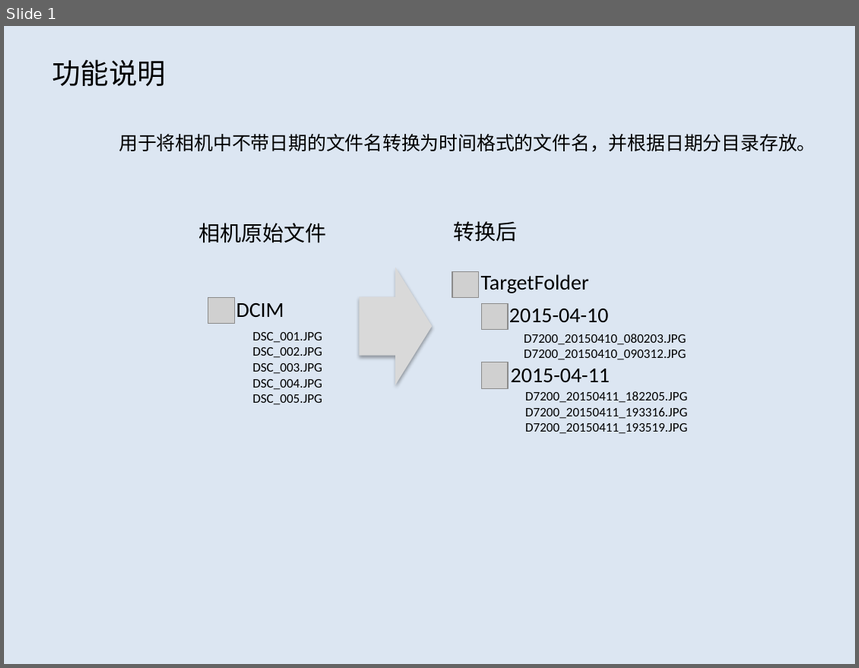
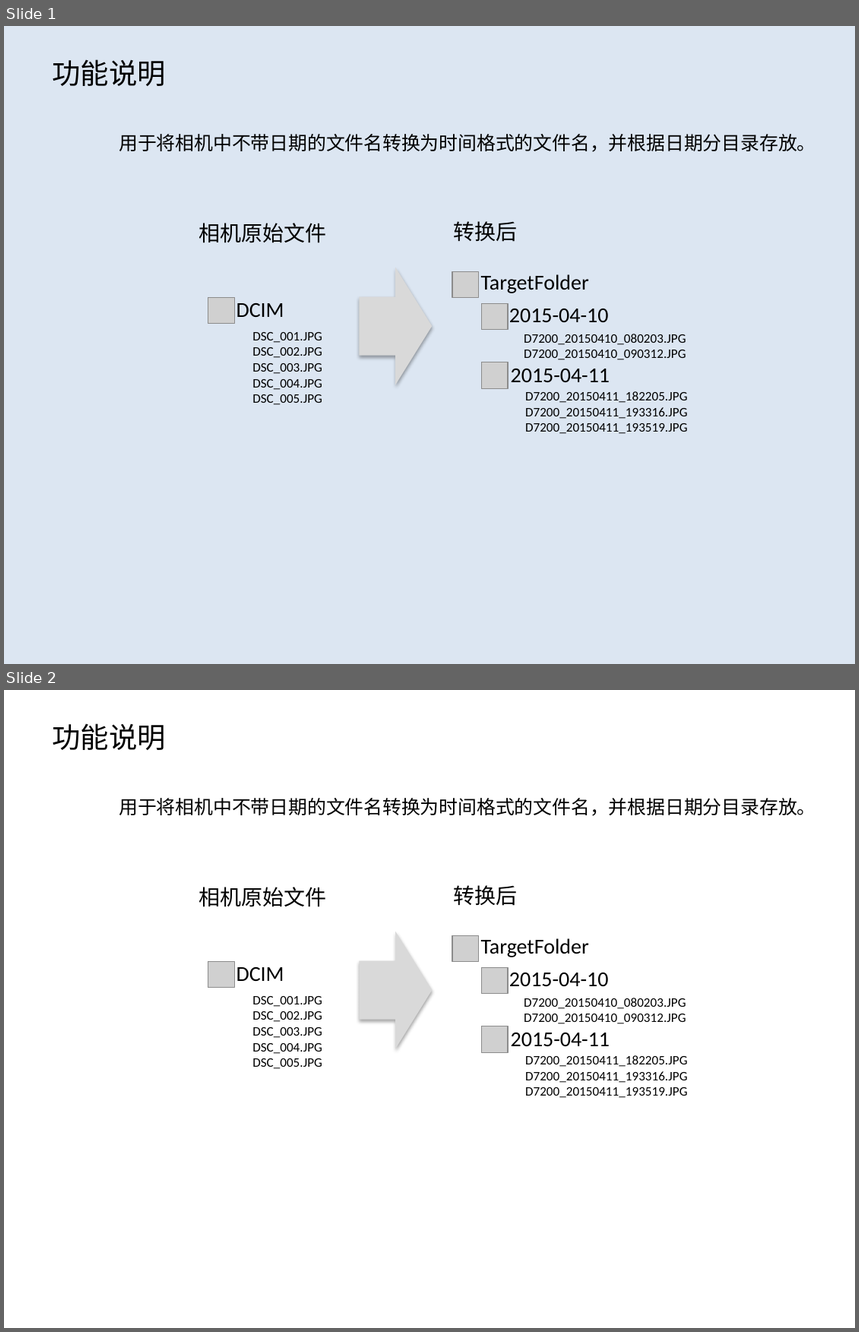
Before and after one commit to sailing27/XPhotoNamer, a slide deck: doc/introduce.pptx. Shown one above the other, each under a label of ours: slide 1 before the commit, slides 1 and 2 after it. The pictures are 859x668 and 859x1332 pixels, drawn with LibreOffice and Linux fonts; fonts in the diff are those of the drawing; grey boxes stand for pictures. Boxes give left, top, right and bottom in pixels: in the first picture for what was removed or moved away, otherwise in the second. Text is boxed around its words. In the diff, an @@ line names an element or a change of style, - is before the commit and + after.

```diff
--- a/doc/introduce.pptx
+++ b/doc/introduce.pptx
@@ slide 2 added at (x1=4, y1=690, x2=855, y2=1328), background #FFFFFF @@
@@ text added at (x1=53, y1=723, x2=166, y2=750), 24 pt, text #000000 @@
+功能说明
@@ text added at (x1=119, y1=798, x2=816, y2=816), 16 pt, text #000000 @@
+用于将相机中不带日期的文件名转换为时间格式的文件名，并根据日期分目录存放。
@@ text added at (x1=199, y1=887, x2=326, y2=907), 18 pt, text #000000 @@
+相机原始文件
@@ text added at (x1=454, y1=885, x2=518, y2=906), 18 pt, text #000000 @@
+转换后
@@ right arrow added at (x1=359, y1=932, x2=432, y2=1049), fill #D9D9D9 @@
@@ picture added at (x1=452, y1=936, x2=479, y2=962) @@
@@ text added at (x1=481, y1=939, x2=589, y2=958), 18 pt, text #000000 @@
+TargetFolder
@@ picture added at (x1=208, y1=961, x2=235, y2=988) @@
@@ text added at (x1=237, y1=967, x2=284, y2=982), 18 pt, text #000000 @@
+DCIM
@@ picture added at (x1=481, y1=967, x2=508, y2=994) @@
@@ text added at (x1=509, y1=973, x2=608, y2=987), 18 pt, text #000000 @@
+2015-04-10
@@ text added at (x1=253, y1=996, x2=322, y2=1069), 11 pt, text #000000 @@
+DSC_001.JPG
+DSC_002.JPG
+DSC_003.JPG
+DSC_004.JPG
+DSC_005.JPG
@@ text added at (x1=524, y1=998, x2=686, y2=1024), 11 pt, text #000000 @@
+D7200_20150410_080203.JPG
+D7200_20150410_090312.JPG
@@ picture added at (x1=481, y1=1026, x2=508, y2=1053) @@
@@ text added at (x1=511, y1=1033, x2=610, y2=1046), 18 pt, text #000000 @@
+2015-04-11
@@ text added at (x1=525, y1=1056, x2=688, y2=1098), 11 pt, text #000000 @@
+D7200_20150411_182205.JPG
+D7200_20150411_193316.JPG
+D7200_20150411_193519.JPG
```
Also in this commit, not shown: 1 slide removed, 6 other files.
